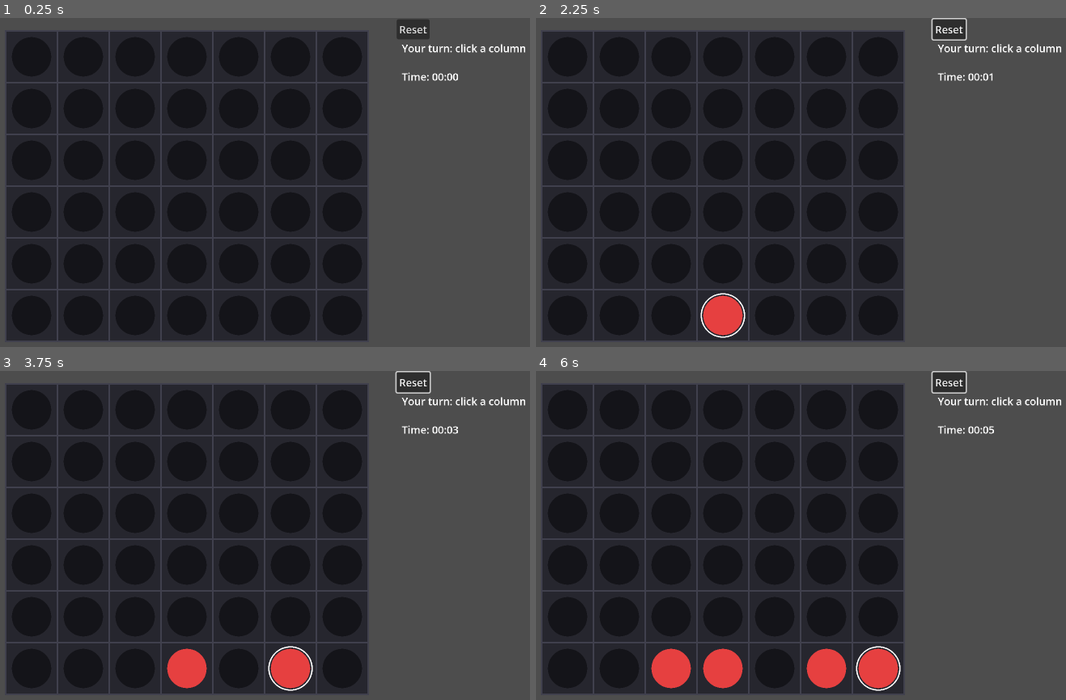
Above: before the commit, frames 1-4 (two rows, left to right).
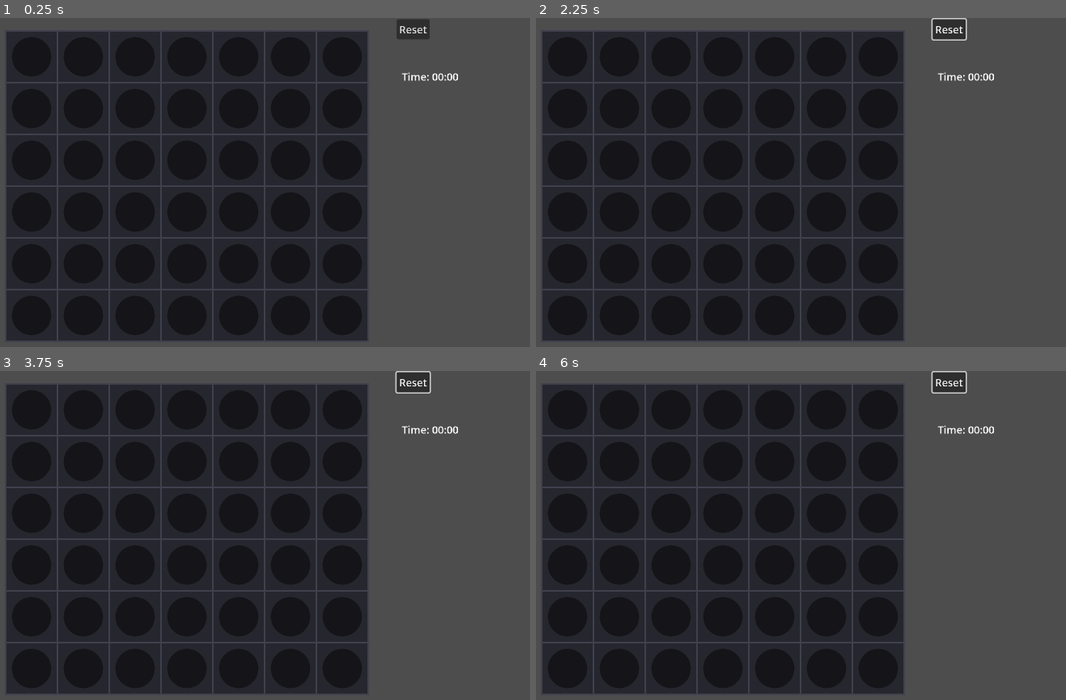
Above: after the commit, the same moments.

Repository: bharper9/CSC-492-Senior-Proj
Game: Godot game, scene res://Scenes/Board.tscn
Two runs of this game, one before a commit and one after it. Both use one fixed random seed, a clock stepped at 60 frames per second and the inputs below. The project has no main scene, so this scene is started directly.
Inputs (mouse positions are in pixels of both pictures, inside the frame that each line leads up to):
- Up to frame 1 (0.25 s): no input
- Up to frame 2 (2.25 s): click "Reset" at 0.5 s; move the mouse to (997, 182) at 1.27 s; click (997, 182) at 1.42 s; move the mouse to (721, 218) at 2.02 s; click (721, 218) at 2.17 s
- Up to frame 3 (3.75 s): move the mouse to (381, 472) at 2.77 s; click (381, 472) at 2.92 s; move the mouse to (286, 624) at 3.52 s; click (286, 624) at 3.67 s
- Up to frame 4 (6 s): move the mouse to (1044, 607) at 4.27 s; click (1044, 607) at 4.42 s; move the mouse to (657, 499) at 5.02 s; click (657, 499) at 5.17 s; move the mouse to (885, 551) at 5.77 s; click (885, 551) at 5.92 s

The runs differ from the first frame. In frame 1, 0.3% of the frame differs, in the area x 75-100%, y 7-19%; in frame 2, 1.1%; in frame 3, 1.8%; in frame 4, 3.3%, in the area x 21-100%, y 7-98%.
Error after the commit: Parse Error: Identifier "P1" not declared in the current scope. (res://Scenes/board.gd:74)

Commit message:
update for two players

Diff:
--- a/Scenes/board.gd
+++ b/Scenes/board.gd
@@ -43,8 +43,8 @@
 	elapsed_seconds = 0
 	update_timer_label()
 	game_timer.start()
-
-	status_label.text = "Your turn: click a column"
+	current_player = HUMAN
+	status_label.text = "Player 1 turn: click a column"
 	board_view.call("set_board", board)
 	board_view.call("set_last_move", last_move_row, last_move_col)
 	board_view.queue_redraw()
@@ -56,10 +56,10 @@
 		var col: int = board_view.call("mouse_to_column", event.position)
 		if col == -1:
 			return
-		try_human_move(col)
+		try_move(col)
 
-func try_human_move(col: int) -> void:
-	if current_player != HUMAN or game_over:
+func try_move(col: int) -> void:
+	if game_over:
 		return
 
 	var drop_row := get_drop_row(col)
@@ -67,20 +67,21 @@
 		status_label.text = "Column is full. Choose another."
 		return
 
-	apply_move(drop_row, col, HUMAN)
+	apply_move(drop_row, col, current_player)
 
 	# End conditions
-	if check_win(drop_row, col, HUMAN):
-		end_game("You win! 🎉")
+	if check_win(drop_row, col, current_player):
+		var winner_text := "Player 1 wins! 🎉" if current_player == P1 else "Player 2 wins! 🎉"
+		end_game(winner_text)
 		return
 
 	if check_draw():
 		end_game("Draw.")
 		return
 
-	# For now, still human's turn (since AI not added yet)
-	current_player = HUMAN
-	status_label.text = "Your turn: click a column"
+	# Switch turns
+	current_player = P2 if current_player == P1 else P1
+	status_label.text = "Player 1's turn" if current_player == P1 else "Player 2's turn"
 
 func end_game(result_text: String) -> void:
 	game_over = true
